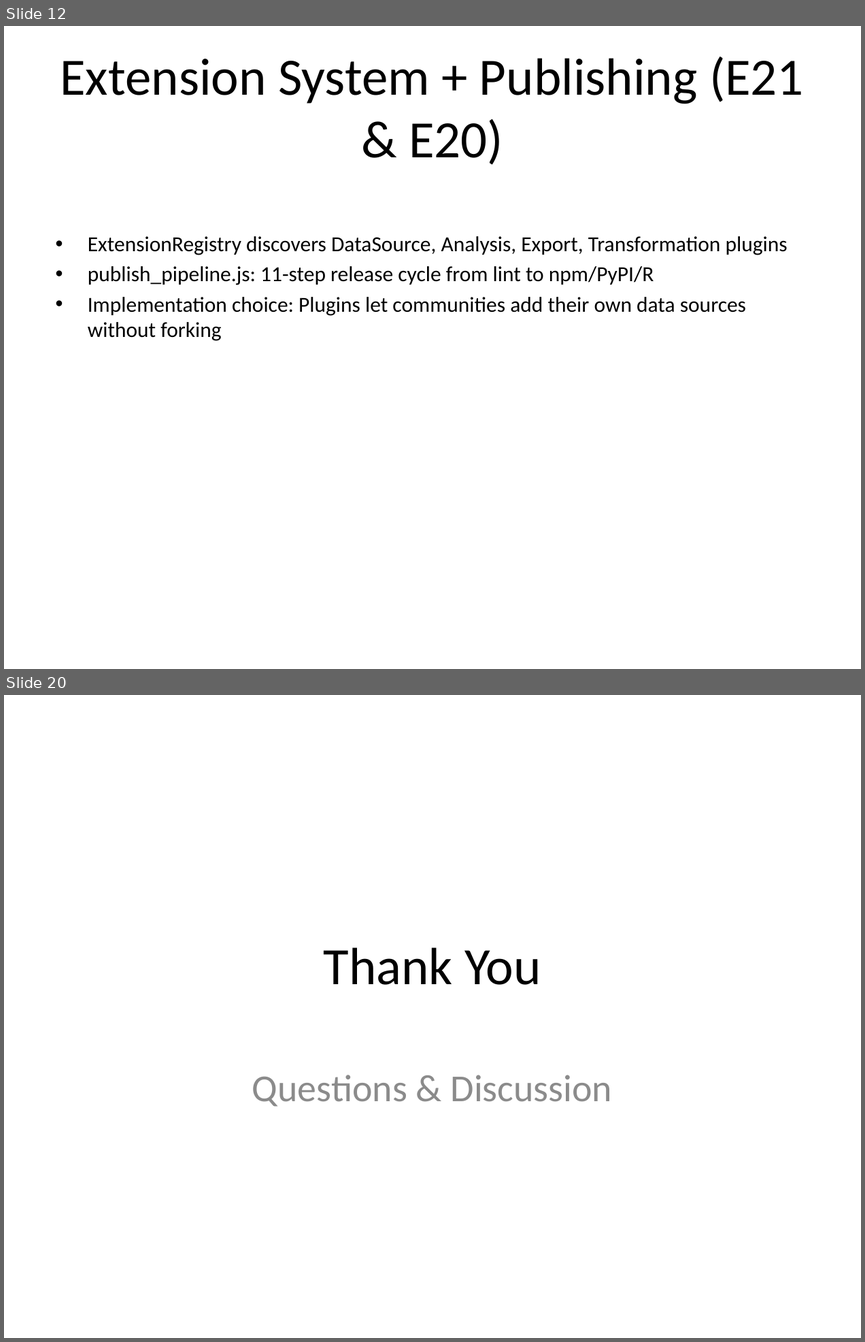
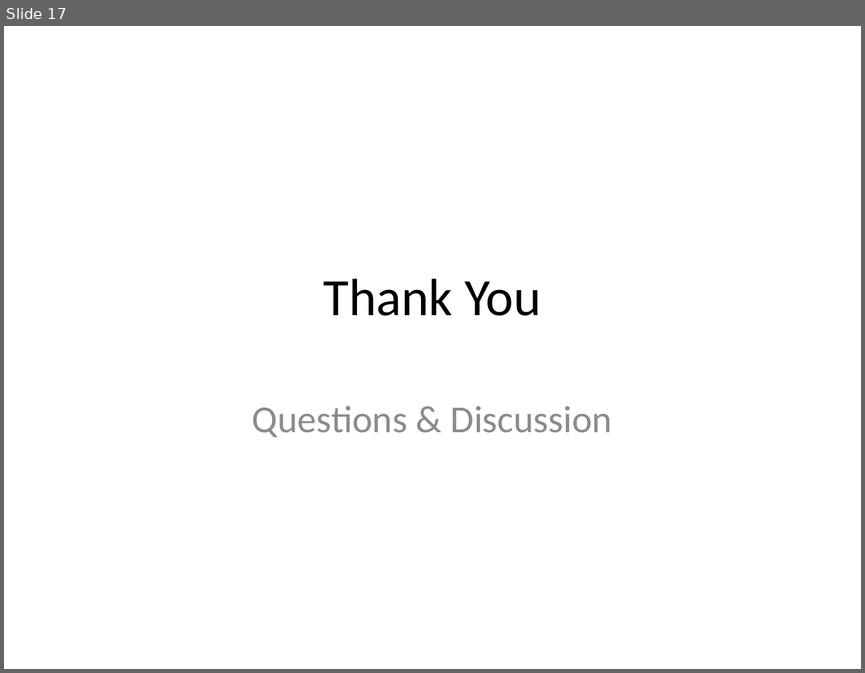
Before and after one commit to elijah/akashic-civics, a slide deck: presentation/akashic_civics_presentation.pptx. Shown one above the other, each under a label of ours: slides 12 and 20 before the commit, slide 17 after it; the slides between them are not shown. The pictures are 865x1342 and 865x673 pixels, drawn with LibreOffice and Linux fonts; fonts in the diff are those of the drawing. Boxes give left, top, right and bottom in pixels: in the first picture for what was removed or moved away, otherwise in the second. Text is boxed around its words. In the diff, an @@ line names an element or a change of style, - is before the commit and + after.

```diff
--- a/presentation/akashic_civics_presentation.pptx
+++ b/presentation/akashic_civics_presentation.pptx
@@ slide 12 removed at box(4, 26, 861, 669), background #FFFFFF @@
@@ title removed at box(60, 57, 804, 165) @@
-Extension System + Publishing (E21 & E20)
@@ text removed at box(88, 236, 787, 341) @@
-• ExtensionRegistry discovers DataSource, Analysis, Export, Transformation plugins
-• publish_pipeline.js: 11-step release cycle from lint to npm/PyPI/R
-• Implementation choice: Plugins let communities add their own data sources without forking
@@ what was slide 20 is now slide 17 @@
```
Also in this commit, not shown: 12 slides changed, 5 slides added, 7 other slides removed, 2 other files.
